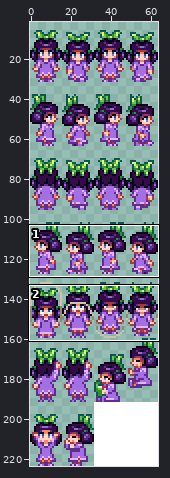
Edited in one commit: sprite sheet ([LittleNPC]Jas and Vincent Taller/assets/Jas2/Characters.png). Above, an overview of the earlier version with the close-up marked.
Close-up. Before the commit:
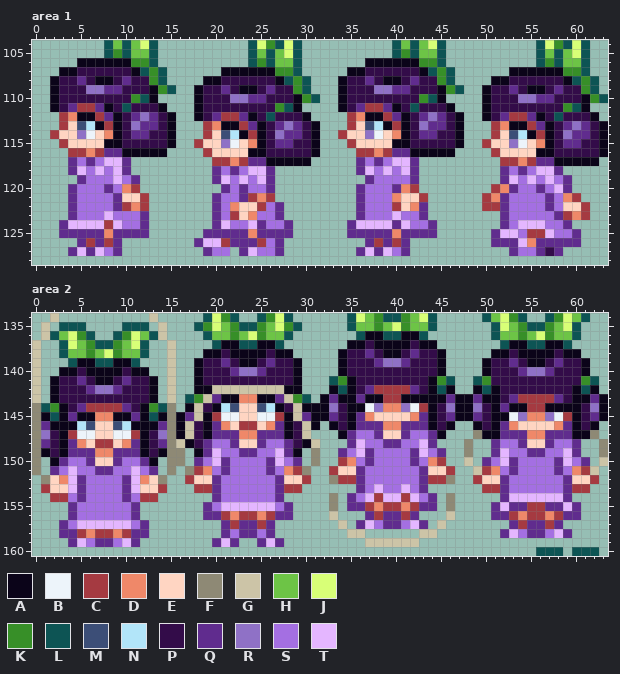
The file is 64x224 pixels. Shown: area 1: x 0..63, y 104..128; area 2: x 0..63, y 134..160. The wide view leaves out empty margins. The commit also changed other parts of the picture, which this record leaves out.
Palette (. is transparent): A #0b0419  B #edf4fa  C #a53a41  D #ef8869  E #ffd5c2  F #8e8975  G #ccc4a7  H #6dc446  J #d8ff77  K #378f28  L #0d5454  M #3c4e77  N #b2e5f9  P #330c49  Q #602c8e  R #8f71c6  S #a46fe2  T #e4b6ff
Once edited:
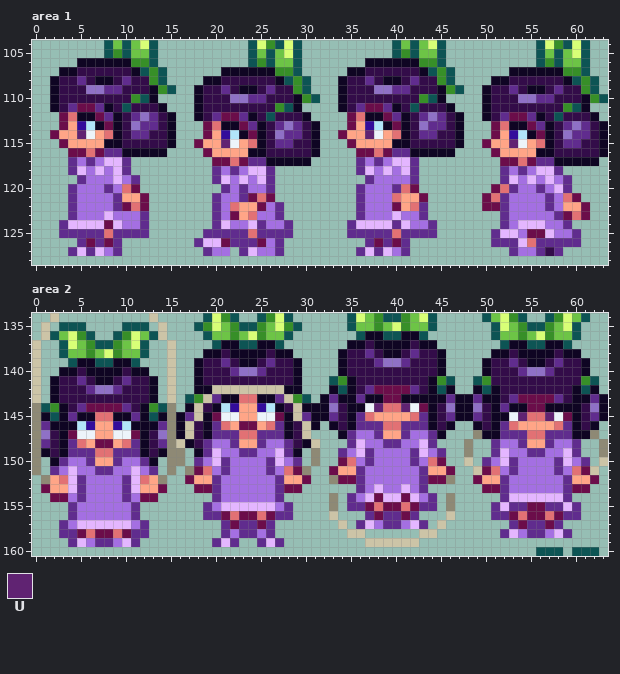
Colours new in this view: U #602372
Changes in this commit:
{"colour":"A","old":"#0b0419","new":"#0f0523"}
{"colour":"C","old":"#a53a41","new":"#6b0d4a"}
{"colour":"D","old":"#ef8869","new":"#e27174"}
{"colour":"E","old":"#ffd5c2","new":"#ffa587"}
{"colour":"M","old":"#3c4e77","new":"#330c9b"}
{"where": "area 1"}
{"y":114,"x":5,"old":"R","new":"U"}
{"y":114,"x":37,"old":"R","new":"U"}
{"y":115,"x":21,"old":"R","new":"U"}
{"y":115,"x":53,"old":"R","new":"U"}
{"where": "area 2"}
{"y":144,"x":38,"old":"R","new":"U"}
{"y":144,"x":41,"old":"R","new":"U"}
{"y":145,"x":54,"old":"R","new":"U"}
{"y":145,"x":57,"old":"R","new":"U"}
{"label":"changed","picture_box":[50,58,608,247]}
{"label":"changed","picture_box":[41,331,608,529]}
{"label":"changed","picture_box":[77,529,131,538]}
